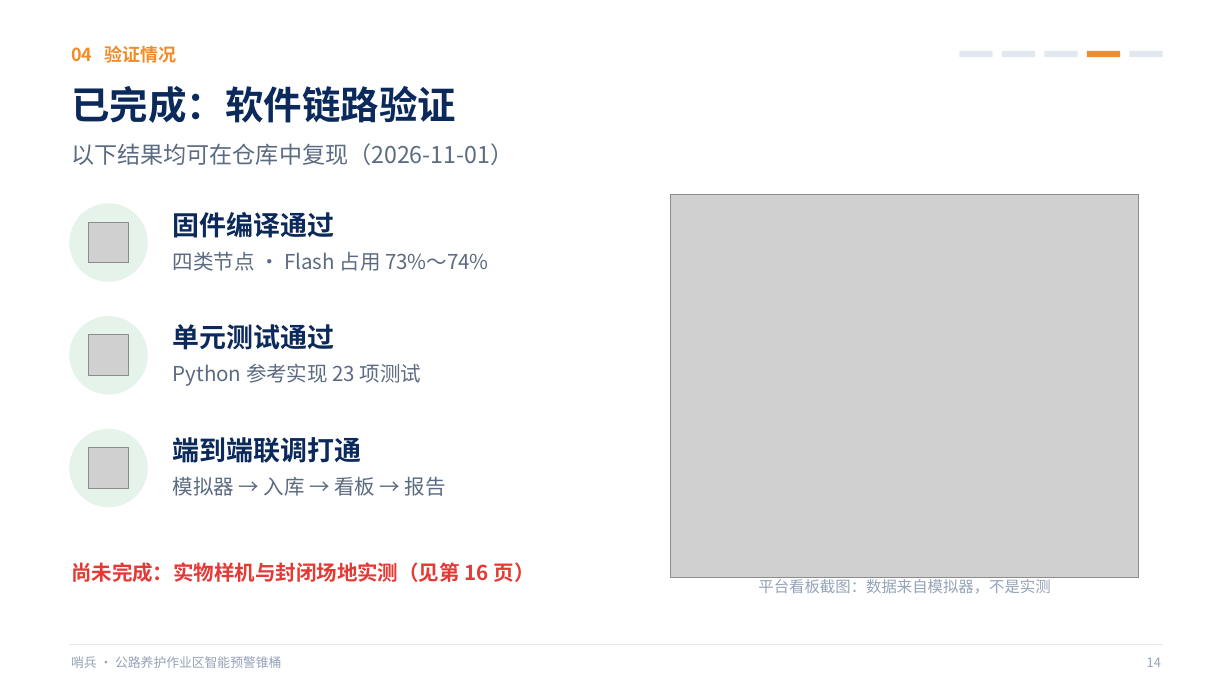
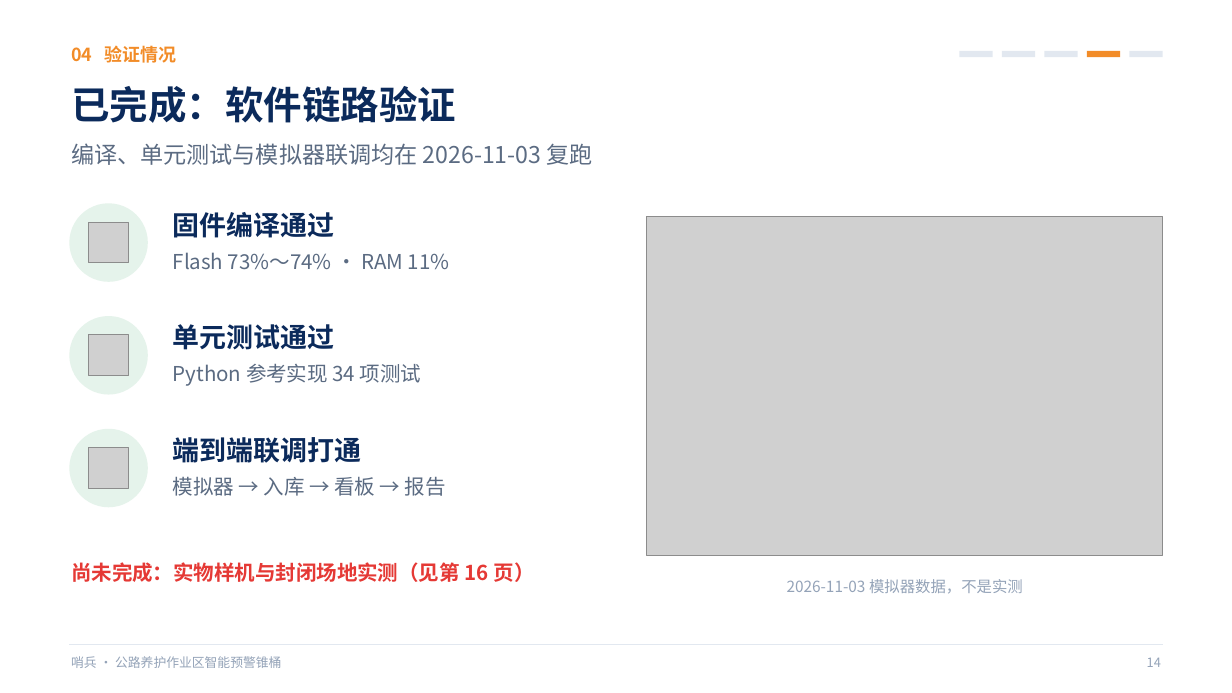
Before and after one commit to wy165611/smart-warning-cone, a slide deck: slide 14 of competition/challenge-cup/哨兵_挑战杯答辩PPT.pptx. Drawn at 1232x693 pixels with LibreOffice and Linux fonts; fonts in the diff are those of the drawing; grey boxes stand for pictures. Boxes give left, top, right and bottom in pixels: in the first picture for what was removed or moved away, otherwise in the second. Text is boxed around its words. In the diff, an @@ line names an element or a change of style, - is before the commit and + after.

```diff
--- a/competition/challenge-cup/哨兵_挑战杯答辩PPT.pptx
+++ b/competition/challenge-cup/哨兵_挑战杯答辩PPT.pptx
@@ text at <box>71,143,593,165</box>: text changed @@
-以下结果均可在仓库中复现（2026-11-01）
+编译、单元测试与模拟器联调均在 2026-11-03 复跑
@@ picture: place and size @@
-picture at <box>671,194,1139,578</box>
+picture at <box>647,216,1163,555</box>
@@ text at <box>173,252,450,270</box>: text changed @@
-四类节点 · Flash 占用 73%～74%
+Flash 73%～74% · RAM 11%
@@ text at <box>173,364,421,386</box>: text changed @@
-Python 参考实现 23 项测试
+Python 参考实现 34 项测试
@@ text at <box>787,579,1023,594</box>: text changed @@
-平台看板截图：数据来自模拟器，不是实测
+2026-11-03 模拟器数据，不是实测
```
Also in this commit, not shown: 44 other files.
